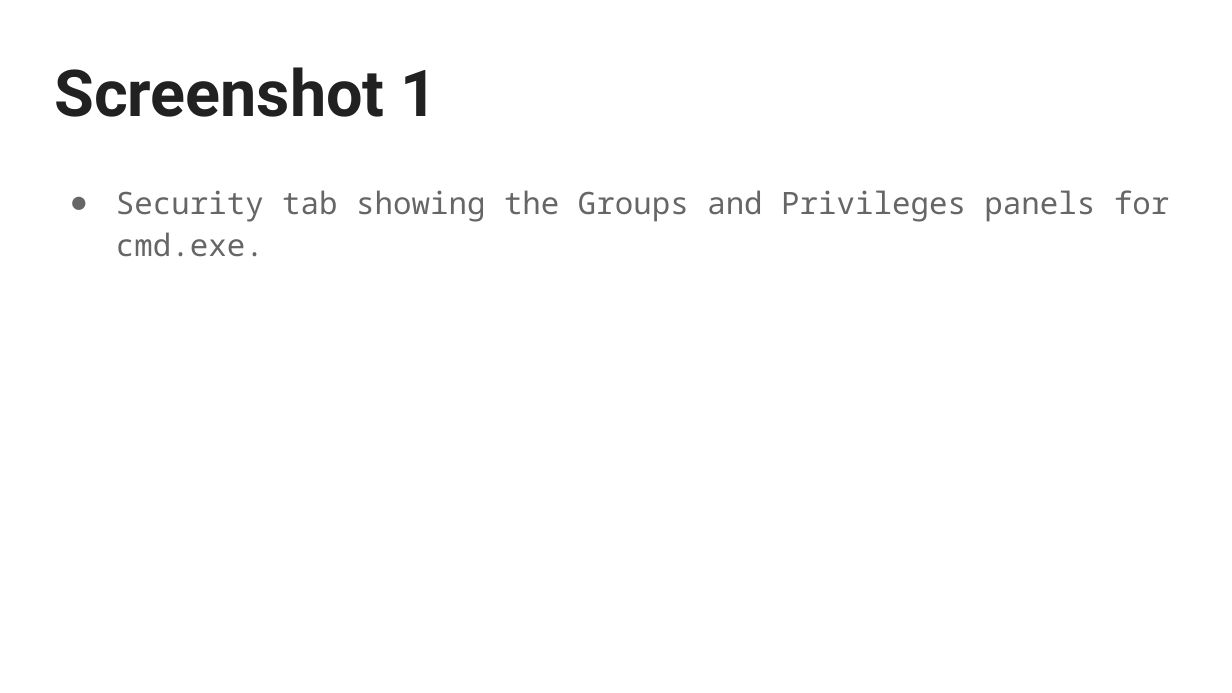
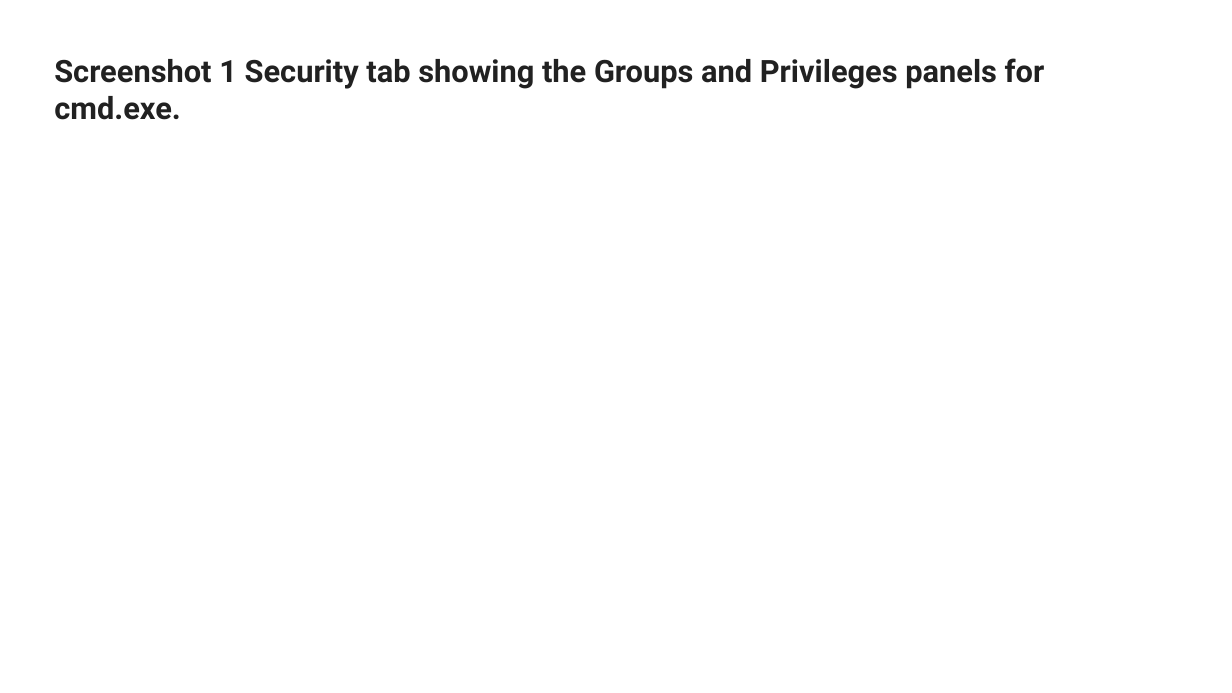
Before and after one commit to WikiSteve/networking-labs, a slide deck: slide 2 of labs/070-lab-process-explorer/assets/Process Explorer SUBMISSION TEMPLATE.pptx. Drawn at 1232x693 pixels with LibreOffice and Linux fonts; fonts in the diff are those of the drawing. Boxes give left, top, right and bottom in pixels: in the first picture for what was removed or moved away, otherwise in the second. Text is boxed around its words. In the diff, an @@ line names an element or a change of style, - is before the commit and + after.

```diff
--- a/labs/070-lab-process-explorer/assets/Process Explorer SUBMISSION TEMPLATE.pptx
+++ b/labs/070-lab-process-explorer/assets/Process Explorer SUBMISSION TEMPLATE.pptx
@@ title at (54, 58, 1045, 120): text changed; size 37.8 to 18 pt @@
-Screenshot 1
+Screenshot 1 Security tab showing the Groups and Privileges panels for cmd.exe.
@@ text removed at (116, 190, 1169, 257) @@
-● Security tab showing the Groups and Privileges panels for cmd.exe.
```
Also in this commit, not shown: 8 other slides changed, 6 other files.
